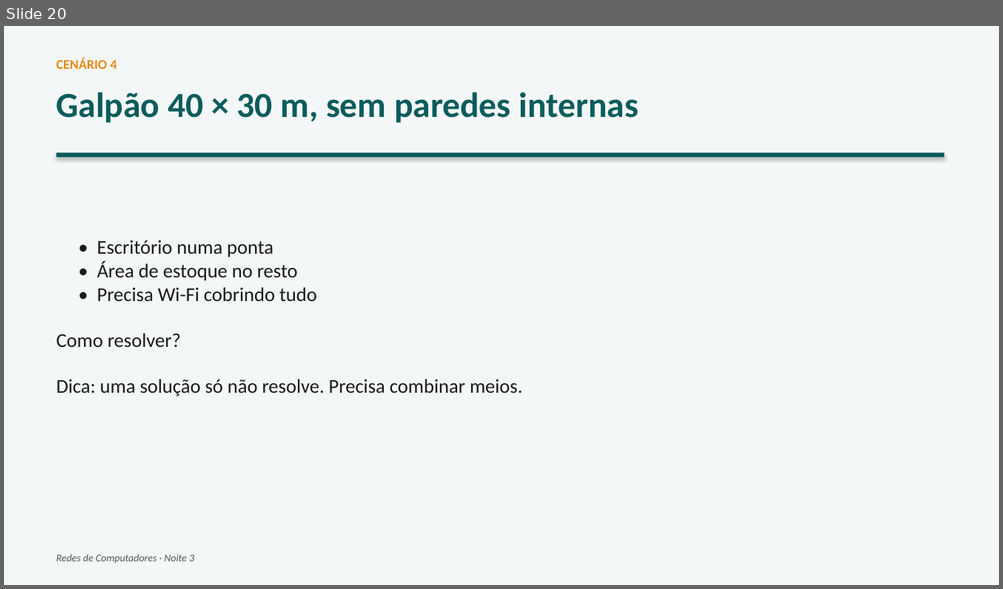
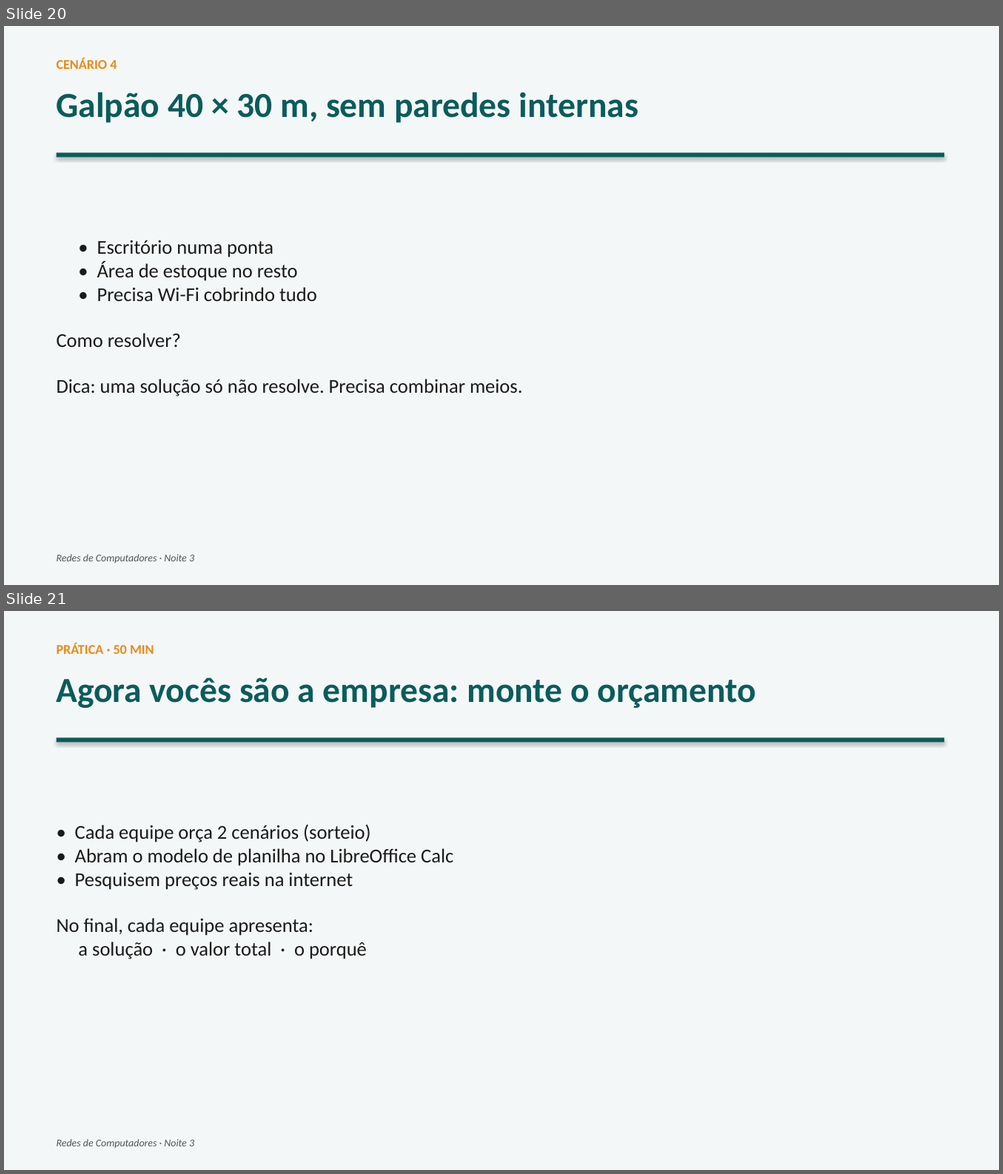
Before and after one commit to joninedel-prog/gerador_contratos, a slide deck: Aula - Redes 3 - Por onde o sinal viaja.pptx. Shown one above the other, each under a label of ours: slide 20 before the commit, slides 20 and 21 after it. The pictures are 1003x589 and 1003x1174 pixels, drawn with LibreOffice and Linux fonts; fonts in the diff are those of the drawing. Boxes give left, top, right and bottom in pixels: in the first picture for what was removed or moved away, otherwise in the second. Text is boxed around its words. In the diff, an @@ line names an element or a change of style, - is before the commit and + after.

```diff
--- a/Aula - Redes 3 - Por onde o sinal viaja.pptx
+++ b/Aula - Redes 3 - Por onde o sinal viaja.pptx
@@ slide 21 added at box(4, 611, 999, 1170), background #FFFFFF @@
@@ rectangle added at box(4, 611, 999, 1170), fill #F4F7F7 @@
@@ text added at box(57, 643, 154, 654), 13 pt, text #E88B1A, bold @@
+PRÁTICA · 50 MIN
@@ text added at box(57, 678, 756, 708), 34 pt, text #0B5C5C, bold @@
+Agora vocês são a empresa: monte o orçamento
@@ rectangle added at box(57, 738, 944, 742), fill #0B5C5C @@
@@ text added at box(57, 824, 453, 960), 19 pt, text #1A1A1A @@
+• Cada equipe orça 2 cenários (sorteio)
+• Abram o modelo de planilha no LibreOffice Calc
+• Pesquisem preços reais na internet
+No final, cada equipe apresenta:
+a solução · o valor total · o porquê
@@ text added at box(57, 1139, 194, 1148), 10 pt, text #555555, italic @@
+Redes de Computadores · Noite 3
```
Also in this commit, not shown: 2 other slides added, 3 other files.
